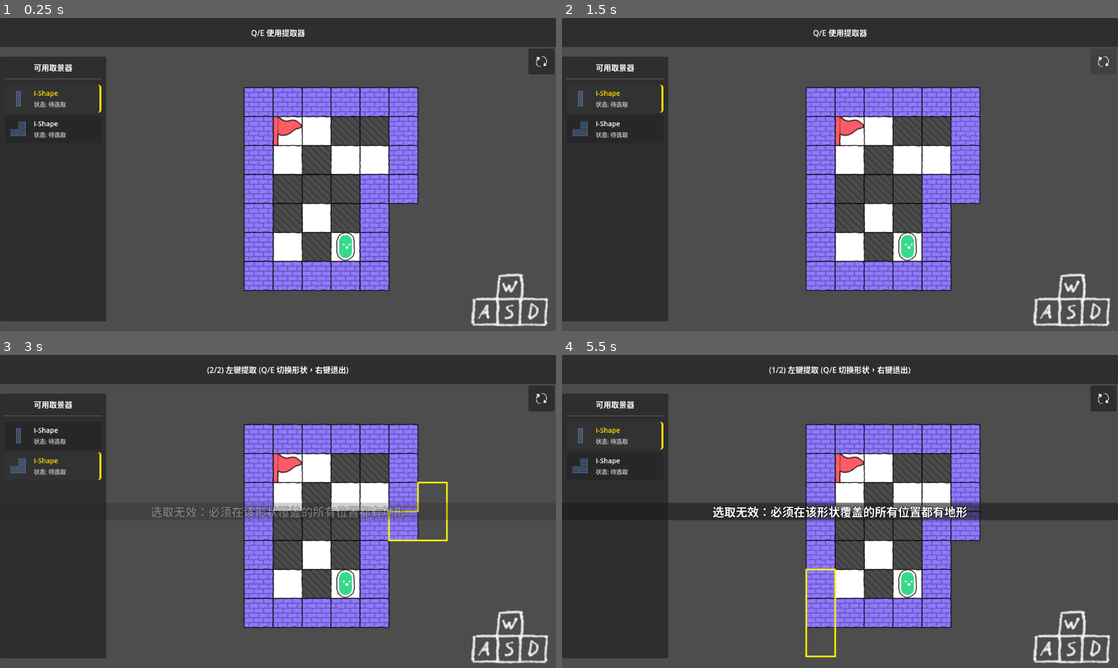
Above: before the commit, frames 1-4 (two rows, left to right).
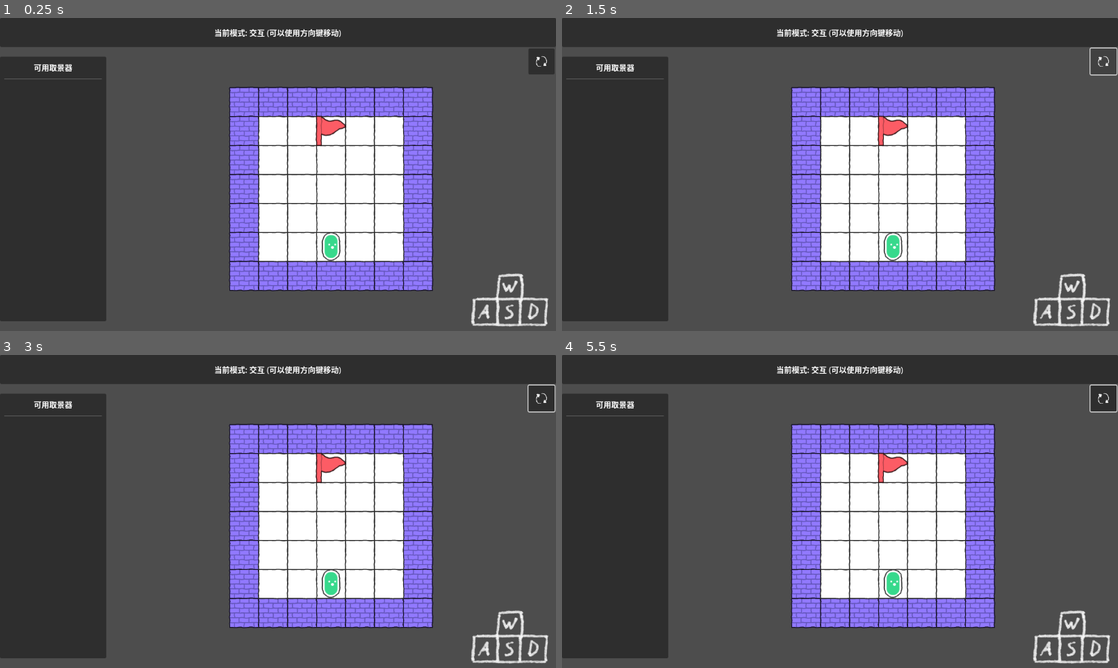
Above: after the commit, the same moments.

Repository: 494311870/jam-mask
Game: Godot game, scene res://scenes/main.tscn
Same seed, same stepped clock (60 frames per second), same inputs: the game is played once before the commit and once after it.
Inputs (mouse positions are in pixels of both pictures, inside the frame that each line leads up to):
- Up to frame 1 (0.25 s): no input
- Up to frame 2 (1.5 s): click (1101, 61) at 0.5 s; click (1101, 61) at 1.25 s
- Up to frame 3 (3 s): click (539, 398) at 2 s; tap Enter at 2.75 s; move the mouse to (400, 495) at 2.77 s; hold D (move_right) from 2.78 s (still down); tap Q at 2.85 s; click (400, 495) at 2.92 s
- Up to frame 4 (5.5 s): tap Space at 3.5 s; move the mouse to (728, 527) at 3.52 s; release D (move_right) at 3.53 s; hold S (move_down) 3.53-4.28 s; tap E at 3.6, 5.1 s; move the mouse to (895, 442) at 4.27 s; hold D (move_right) 4.28-5.03 s; tap Q at 4.35 s; tap Enter at 5 s; move the mouse to (812, 574) at 5.02 s; hold W (move_up) from 5.03 s (still down); click (812, 574) at 5.17 s

The runs differ from the first frame. In frame 1, 17% of the frame differs, in the area x 1-78%, y 3-88%; in frame 2, 17%; in frame 3, 18%; in frame 4, 20%, in the area x 1-100%, y 3-97%.
Error after the commit: Invalid assignment of property or key 'cells' with value of type 'Array' on a base object of type 'Resource (SelectorShape)'. (res://scenes/viewfinder/viewfind…

Commit message:
修改前几关，去掉取景器

Diff:
--- a/content/levels/level_01.tscn
+++ b/content/levels/level_01.tscn
@@ -1,13 +1,10 @@
-[gd_scene load_steps=5 format=4 uid="uid://chcba57tydyp0"]
+[gd_scene load_steps=3 format=4 uid="uid://chcba57tydyp0"]
 
 [ext_resource type="TileSet" uid="uid://fw5n5hbuwk1v" path="res://tiles/tile_set.tres" id="1_66i2q"]
 [ext_resource type="Script" uid="uid://dh4gv4bsne1jd" path="res://content/levels/level.gd" id="1_j2lr0"]
-[ext_resource type="Script" uid="uid://db7fwlv2k6w8f" path="res://scripts/selector_shape.gd" id="2_g3q5j"]
-[ext_resource type="Resource" uid="uid://br4yvqgav0man" path="res://content/shapes/shape_s.tres" id="3_1y1f0"]
 
 [node name="Level" type="Node2D"]
 script = ExtResource("1_j2lr0")
-available_shapes = Array[ExtResource("2_g3q5j")]([ExtResource("3_1y1f0")])
 
 [node name="Fixed" type="TileMapLayer" parent="."]
 tile_set = ExtResource("1_66i2q")
--- a/content/levels/level_02.tscn
+++ b/content/levels/level_02.tscn
@@ -1,13 +1,10 @@
-[gd_scene load_steps=5 format=4 uid="uid://ddix6gn7lkuh8"]
+[gd_scene load_steps=3 format=4 uid="uid://ddix6gn7lkuh8"]
 
 [ext_resource type="TileSet" uid="uid://fw5n5hbuwk1v" path="res://tiles/tile_set.tres" id="1_b8wvq"]
 [ext_resource type="Script" uid="uid://dh4gv4bsne1jd" path="res://content/levels/level.gd" id="1_nmoru"]
-[ext_resource type="Script" uid="uid://db7fwlv2k6w8f" path="res://scripts/selector_shape.gd" id="2_jukad"]
-[ext_resource type="Resource" uid="uid://c6vubesvdqhm2" path="res://content/shapes/shape_o.tres" id="3_2jvad"]
 
 [node name="Level" type="Node2D"]
 script = ExtResource("1_nmoru")
-available_shapes = Array[ExtResource("2_jukad")]([ExtResource("3_2jvad")])
 
 [node name="Fixed" type="TileMapLayer" parent="."]
 tile_set = ExtResource("1_b8wvq")
--- a/scenes/main.tscn
+++ b/scenes/main.tscn
@@ -1,13 +1,11 @@
-[gd_scene load_steps=5 format=3 uid="uid://dvk3jg56dxbmp"]
+[gd_scene load_steps=4 format=3 uid="uid://dvk3jg56dxbmp"]
 
 [ext_resource type="Script" uid="uid://bfh2pqvdsqb0l" path="res://scenes/main.gd" id="1_main"]
-[ext_resource type="PackedScene" uid="uid://d1c5btbar4bfe" path="res://content/levels/level_2_33.tscn" id="2_sugp2"]
 [ext_resource type="PackedScene" uid="uid://bfvtfqii1ytgf" path="res://scenes/viewfinder/viewfinder_system.tscn" id="2_vfs"]
 [ext_resource type="Texture2D" uid="uid://cwyw7tog31de7" path="res://art/ui/WasdKeys1.png" id="4_jyhfs"]
 
 [node name="Main" type="Node2D"]
 script = ExtResource("1_main")
-debug_level = ExtResource("2_sugp2")
 
 [node name="CurrentLevel" type="Node2D" parent="."]
 
